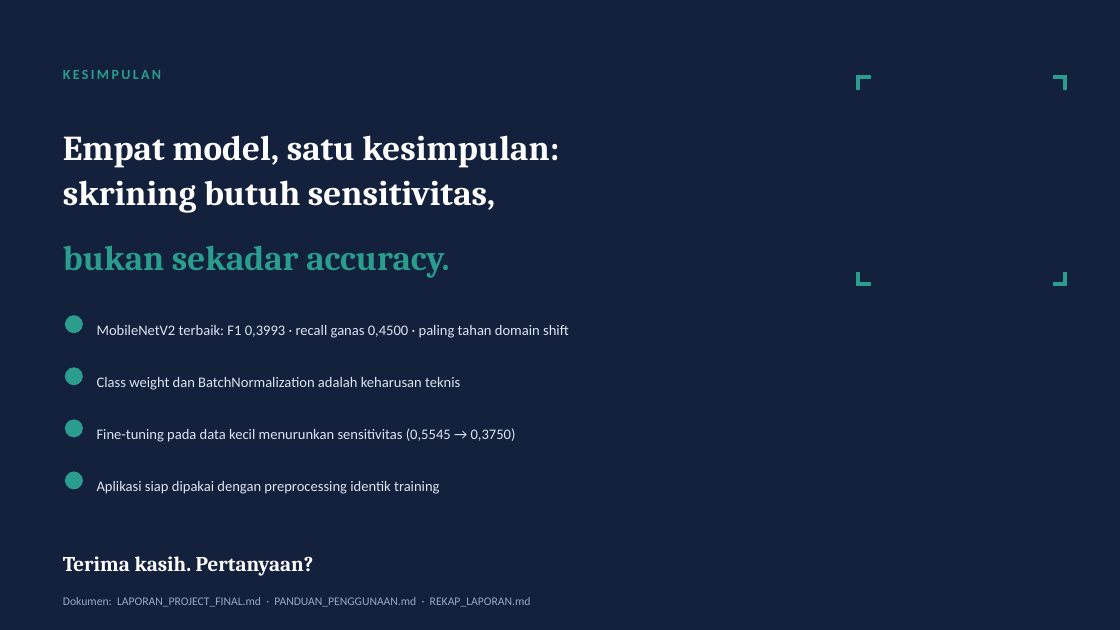
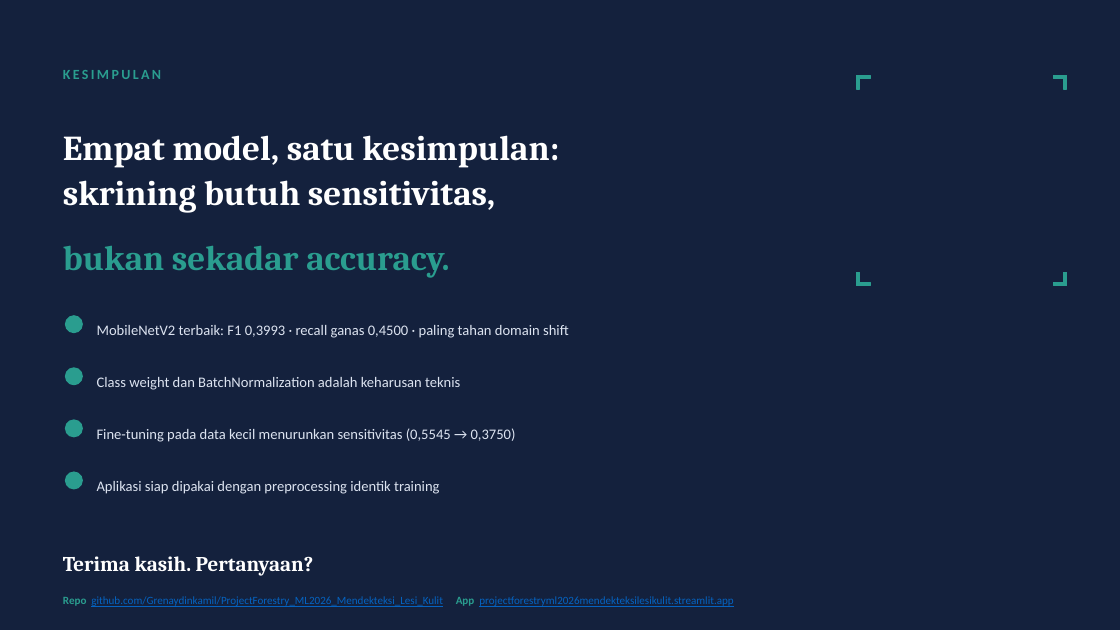
Before and after one commit to Grenaydinkamil/ProjectForestry_ML2026_Mendekteksi_Lesi_Kulit, a slide deck: slide 12 of docs/PPT_Laporan_Project_v2.pptx. Drawn at 1120x630 pixels with LibreOffice and Linux fonts; fonts in the diff are those of the drawing. Boxes give left, top, right and bottom in pixels: in the first picture for what was removed or moved away, otherwise in the second. Text is boxed around its words. In the diff, an @@ line names an element or a change of style, - is before the commit and + after.

```diff
--- a/docs/PPT_Laporan_Project_v2.pptx
+++ b/docs/PPT_Laporan_Project_v2.pptx
@@ text at box(63, 596, 733, 607): text changed; size 10 to 9.5 pt; text colour #9AA8C2 to #0563C1 @@
-Dokumen: LAPORAN_PROJECT_FINAL.md · PANDUAN_PENGGUNAAN.md · REKAP_LAPORAN.md
+Repo github.com/Grenaydinkamil/ProjectForestry_ML2026_Mendekteksi_Lesi_Kulit App projectforestryml2026mendekteksilesikulit.streamlit.app
```
Also in this commit, not shown: 16 other files.
